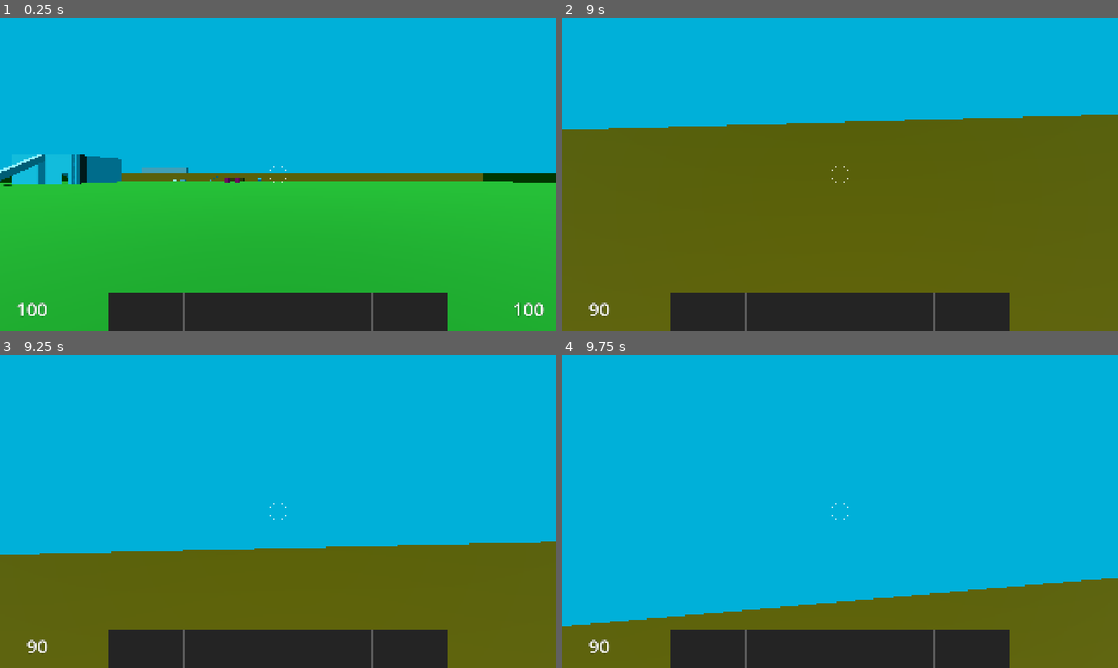
Above: before the commit, frames 1-4 (two rows, left to right).
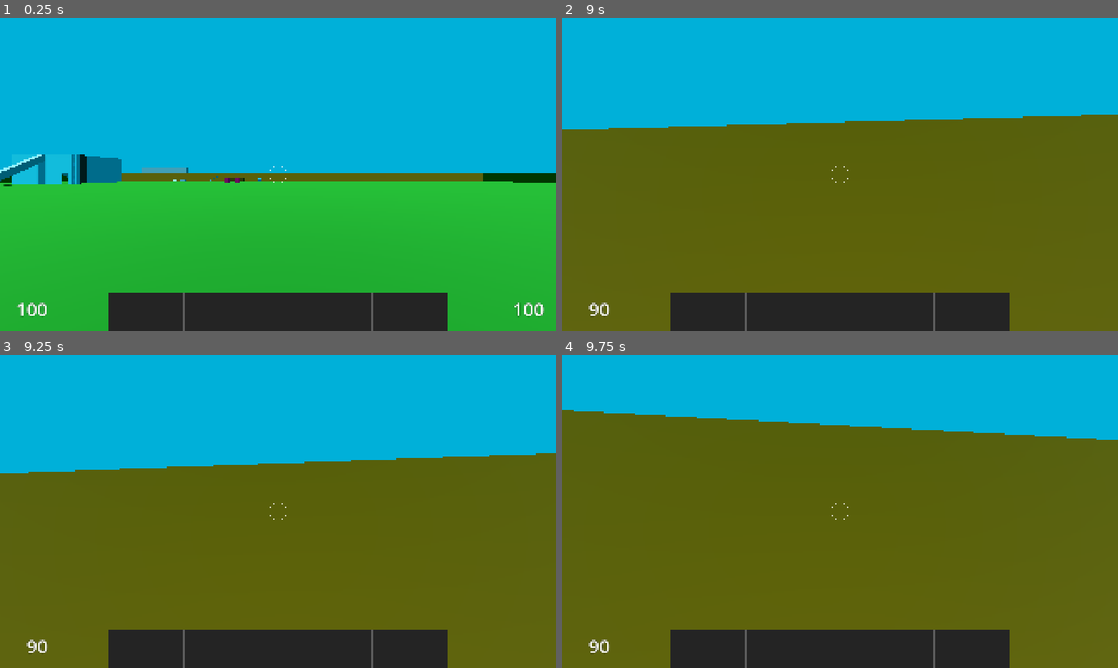
Above: after the commit, the same moments.

Repository: janisl/rpg-core
Game: Godot game, scene res://systems/main_scene.tscn
Same seed, same stepped clock (60 frames per second), same inputs: the game is played once before the commit and once after it.
Inputs (mouse positions are in pixels of both pictures, inside the frame that each line leads up to):
- Up to frame 1 (0.25 s): no input
- Up to frame 2 (9 s): tap Enter at 0.5 s; move the mouse to (867, 174) at 0.52 s; hold Ctrl (sprint) 0.53-1.28 s; hold W (forward) 0.53-5.78 s; tap Space (jump) at 0.77, 0.8, 1.07, 1.35, 1.52, 1.82, 2.3, 3.02, 3.32, 3.77, 3.8, 4.07, 4.52, 4.82, 5.3, 6.02, 6.32, 7.52, 7.82 s; move the mouse to (812, 174) at 1.27 s; tap Ctrl (sprint) at 1.55, 3.05, 4.55, 6.05, 7.35 s; move the mouse to (851, 168) at 2.02 s; hold Shift (crouch) 2.03-2.78 s; move the mouse to (834, 180) at 2.77 s; tap T (cycle_ammo) at 2.85 s; move the mouse to (878, 177) at 3.52 s; hold E (interact) 3.53-4.28 s; move the mouse to (795, 171) at 4.27 s; click (795, 171) at 4.35 s; move the mouse to (845, 174) at 5.02 s; hold Ctrl (sprint) 5.03-5.78 s; move the mouse to (817, 168) at 5.77 s; hold D (right) 5.78-6.53 s; tap Z (test) at 5.85 s; move the mouse to (867, 174) at 6.52 s; hold Space (jump) 6.53-7.28 s; hold W (forward) 6.53-8.78 s; tap 1 at 6.6 s; move the mouse to (812, 174) at 7.27 s; move the mouse to (851, 168) at 8.02 s; hold Space (jump) 8.03-8.78 s; move the mouse to (834, 180) at 8.77 s; hold A (left) from 8.78 s (still down); tap Shift (crouch) at 8.85 s
- Up to frame 3 (9.25 s): keep holding A (left); tap Space (jump) at 9.02 s; tap Ctrl (sprint) at 9.05 s
- Up to frame 4 (9.75 s): tap Space (jump) at 9.32 s; move the mouse to (878, 514) at 9.52 s; release A (left) at 9.53 s; hold W (forward) from 9.53 s (still down); hold Space (jump) from 9.53 s (still down); tap T (cycle_ammo) at 9.6 s

Frames 1-2 are identical in both runs. In frame 3, 27% of the frame differs, in the area x 0-100%, y 31-64%; in frame 4, 56%, in the area x 0-100%, y 17-87%.

Commit message:
Add stamina attribute.

Diff:
--- a/actors/player/player.gd
+++ b/actors/player/player.gd
@@ -36,12 +36,16 @@
 var input_dir := Vector2.ZERO
 var try_crouch := false
 
+var is_sprinting := false
 var is_crouching := false
 
 var anim_tree_state: AnimationNodeStateMachinePlayback
 
 var player_attributes: Dictionary[String, BaseAttribute]
 var health_attribute: HealthAttribute
+var stamina_attribute : StaminaAttribute
+
+@onready var ground_movement: PlayerGroundMovementHandler = $MovementHandlers/GroundMovement
 
 
 func _ready() -> void:
@@ -55,6 +59,7 @@
 		player_attributes[attribute.attribute_name] = attribute
 
 	health_attribute = player_attributes.get("health")
+	stamina_attribute = player_attributes.get("stamina")
 
 
 func _process(_delta: float) -> void:
@@ -107,6 +112,8 @@
 
 
 func jump() -> void:
+	decrease_attribute("stamina", stamina_attribute.jump_exhaustion)
+
 	velocity.y += crouch_jump_velocity if is_crouching else jump_velocity
 
 
--- a/actors/player/player.tscn
+++ b/actors/player/player.tscn
@@ -21,6 +21,7 @@
 [ext_resource type="Script" uid="uid://bk8ufns0cjpgj" path="res://systems/inventory/inventory.gd" id="31_4ihbh"]
 [ext_resource type="Script" uid="uid://ryjb8ge7pqnj" path="res://systems/inventory/item_stack.gd" id="32_4jc6f"]
 [ext_resource type="PackedScene" uid="uid://brg2prx3b1ap8" path="res://systems/attributes/health_attribute.tscn" id="35_qls60"]
+[ext_resource type="PackedScene" uid="uid://ce7bjv28uakxl" path="res://systems/attributes/stamina_attribute.tscn" id="44_a13rm"]
 
 [sub_resource type="CapsuleShape3D" id="CapsuleShape3D_bsiym"]
 radius = 0.3
@@ -1036,6 +1037,8 @@
 
 [node name="HealthAttribute" parent="." unique_id=213689897 instance=ExtResource("35_qls60")]
 
+[node name="StaminaAttribute" parent="." unique_id=1020555911 instance=ExtResource("44_a13rm")]
+
 [connection signal="ladder_entered" from="." to="MovementHandlers/LadderMovement" method="_on_ladder_entered"]
 [connection signal="ladder_exited" from="." to="MovementHandlers/LadderMovement" method="_on_ladder_exited"]
 [connection signal="area_entered" from="Neck/Head/Camera/CameraArea" to="Neck/Head/Camera" method="_on_camera_area_entered"]
@@ -1046,9 +1049,9 @@
 [connection signal="state_physics_processing" from="StateChart/Root/Movement/Grounded" to="MovementHandlers/GroundMovement" method="_on_grounded_state_physics_processing"]
 [connection signal="state_processing" from="StateChart/Root/Movement/Grounded/Idle" to="MovementHandlers/GroundMovement" method="_on_idle_state_processing"]
 [connection signal="state_processing" from="StateChart/Root/Movement/Grounded/Moving" to="MovementHandlers/GroundMovement" method="_on_moving_state_processing"]
-[connection signal="state_entered" from="StateChart/Root/Movement/Grounded/Moving/Walking" to="MovementHandlers/GroundMovement" method="_on_walking_state_entered"]
 [connection signal="state_processing" from="StateChart/Root/Movement/Grounded/Moving/Walking" to="MovementHandlers/GroundMovement" method="_on_walking_state_processing"]
 [connection signal="state_entered" from="StateChart/Root/Movement/Grounded/Moving/Sprinting" to="MovementHandlers/GroundMovement" method="_on_sprinting_state_entered"]
+[connection signal="state_exited" from="StateChart/Root/Movement/Grounded/Moving/Sprinting" to="MovementHandlers/GroundMovement" method="_on_sprinting_state_exited"]
 [connection signal="state_processing" from="StateChart/Root/Movement/Grounded/Moving/Sprinting" to="MovementHandlers/GroundMovement" method="_on_sprinting_state_processing"]
 [connection signal="state_physics_processing" from="StateChart/Root/Movement/Airborne" to="MovementHandlers/AirborneMovement" method="_on_airborne_state_physics_processing"]
 [connection signal="state_processing" from="StateChart/Root/Movement/Airborne/Jumping" to="MovementHandlers/AirborneMovement" method="_on_jumping_state_processing"]
--- a/actors/player/player_ground_movement_handler.gd
+++ b/actors/player/player_ground_movement_handler.gd
@@ -31,12 +31,14 @@
 	_was_on_floor_last_frame = false
 
 
-func _on_walking_state_entered() -> void:
-	_sprint_modifier = 0
+func _on_sprinting_state_entered() -> void:
+	_sprint_modifier = sprint_speed
+	player.is_sprinting = true
 
 
-func _on_sprinting_state_entered() -> void:
-	_sprint_modifier = sprint_speed
+func _on_sprinting_state_exited() -> void:
+	_sprint_modifier = 0
+	player.is_sprinting = false
 
 
 func _on_standing_state_entered() -> void:
@@ -68,7 +70,8 @@
 
 	_was_on_floor_last_frame = true
 
-	if Input.is_action_just_pressed("jump") and player.is_on_floor():
+	var has_stamina = player.stamina_attribute.value >= player.stamina_attribute.jump_exhaustion
+	if Input.is_action_just_pressed("jump") and player.is_on_floor() and has_stamina:
 		player.jump()
 
 
@@ -156,10 +159,10 @@
 
 
 func _on_walking_state_processing(_delta: float) -> void:
-	if Input.is_action_pressed("sprint"):
+	if Input.is_action_pressed("sprint") and player.stamina_attribute.value > 0:
 		player.state_chart.send_event("onSprinting")
 
 
 func _on_sprinting_state_processing(_delta: float) -> void:
-	if not Input.is_action_pressed("sprint"):
+	if not (Input.is_action_pressed("sprint") and player.stamina_attribute.value > 0):
 		player.state_chart.send_event("onWalking")
--- /dev/null
+++ b/systems/attributes/stamina_attribute.gd
@@ -0,0 +1,71 @@
+class_name StaminaAttribute
+extends BaseAttribute
+
+@export var stamina_regen_speed := 2.0
+@export var run_exhaustion_speed := 3.0
+@export var jump_exhaustion := 5.0
+@export var regenerate_after := 2.0
+@export var auto_regenerate := true
+
+@export_group("Floor Slope Exhaustion Settings")
+@export var use_floor_slope_for_run_exhaustion := true
+@export var uphill_run_exhaustion_max_speed := 6.0
+@export var downhill_run_exhaustion_max_speed := 2.0
+@export var step_slope_multiplier := 4.0
+
+var _is_regenerating : bool
+var _player : Player
+var _last_y : float
+
+@onready var regen_timer: Timer = $RegenTimer
+
+
+func _ready() -> void:
+	super()
+	_player = get_parent()
+
+	regen_timer.wait_time = regenerate_after
+
+
+func _process(delta: float) -> void:
+	if _is_regenerating:
+		add(stamina_regen_speed * delta)
+		if value >= max_value:
+			_is_regenerating = false
+
+	if _player.is_sprinting and _player.velocity.length() > _player.ground_movement.default_speed and _player.velocity.length() > 0.1:
+		regen_timer.stop()
+		_is_regenerating = false
+		var exhaustion := _run_exhaustion()
+		subtract(exhaustion * delta)
+	_last_y = _player.global_position.y
+
+	if !_is_regenerating and regen_timer.is_stopped() and value < max_value and !_player.is_sprinting:
+		regen_timer.start()
+
+
+func _on_regen_timer_timeout() -> void:
+	_is_regenerating = value < max_value
+
+
+func  _run_exhaustion() -> float:
+	if !use_floor_slope_for_run_exhaustion:
+		return run_exhaustion_speed
+
+	var floor_normal := _player.get_floor_normal()
+	var movement_direction := _player.velocity.normalized()
+	var slope_factor := movement_direction.dot(floor_normal)
+
+	if is_zero_approx(slope_factor):
+		if !is_equal_approx(_player.global_position.y, _last_y):
+			slope_factor = (_last_y - _player.global_position.y) * step_slope_multiplier
+			slope_factor = clampf(slope_factor, -1.0, 1.0)
+		else:
+			return run_exhaustion_speed
+
+	if slope_factor < 0.0001:
+		var uphill_run_exhaustion := lerpf(run_exhaustion_speed, uphill_run_exhaustion_max_speed, abs(slope_factor))
+		return uphill_run_exhaustion
+	else:
+		var downhill_run_exhaustion := lerpf(run_exhaustion_speed, downhill_run_exhaustion_max_speed, slope_factor)
+		return downhill_run_exhaustion
--- /dev/null
+++ b/systems/attributes/stamina_attribute.tscn
@@ -0,0 +1,13 @@
+[gd_scene format=3 uid="uid://ce7bjv28uakxl"]
+
+[ext_resource type="Script" uid="uid://c24eqj2bmkmrk" path="res://systems/attributes/stamina_attribute.gd" id="1_jkbcj"]
+
+[node name="StaminaAttribute" type="Node" unique_id=1020555911]
+script = ExtResource("1_jkbcj")
+attribute_name = "stamina"
+max_value = 30.0
+initial_value = 30.0
+
+[node name="RegenTimer" type="Timer" parent="." unique_id=83697351]
+
+[connection signal="timeout" from="RegenTimer" to="." method="_on_regen_timer_timeout"]
Not shown, changed: todo.txt
